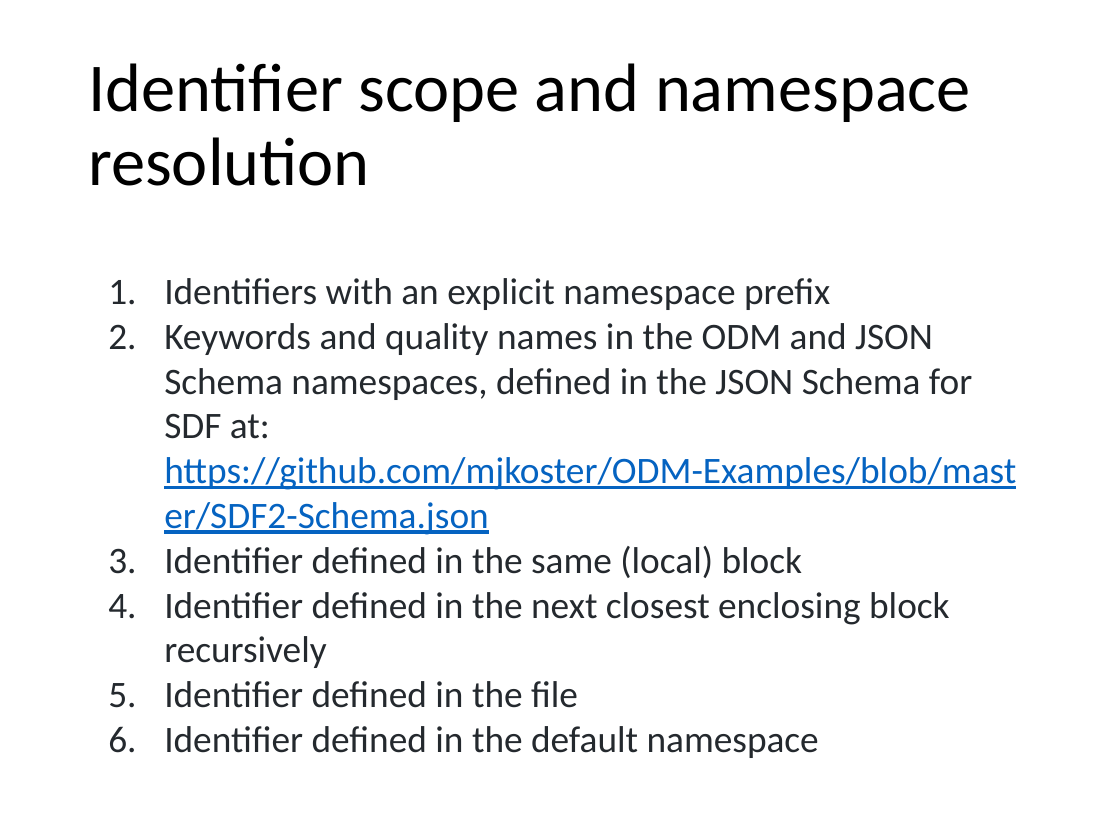
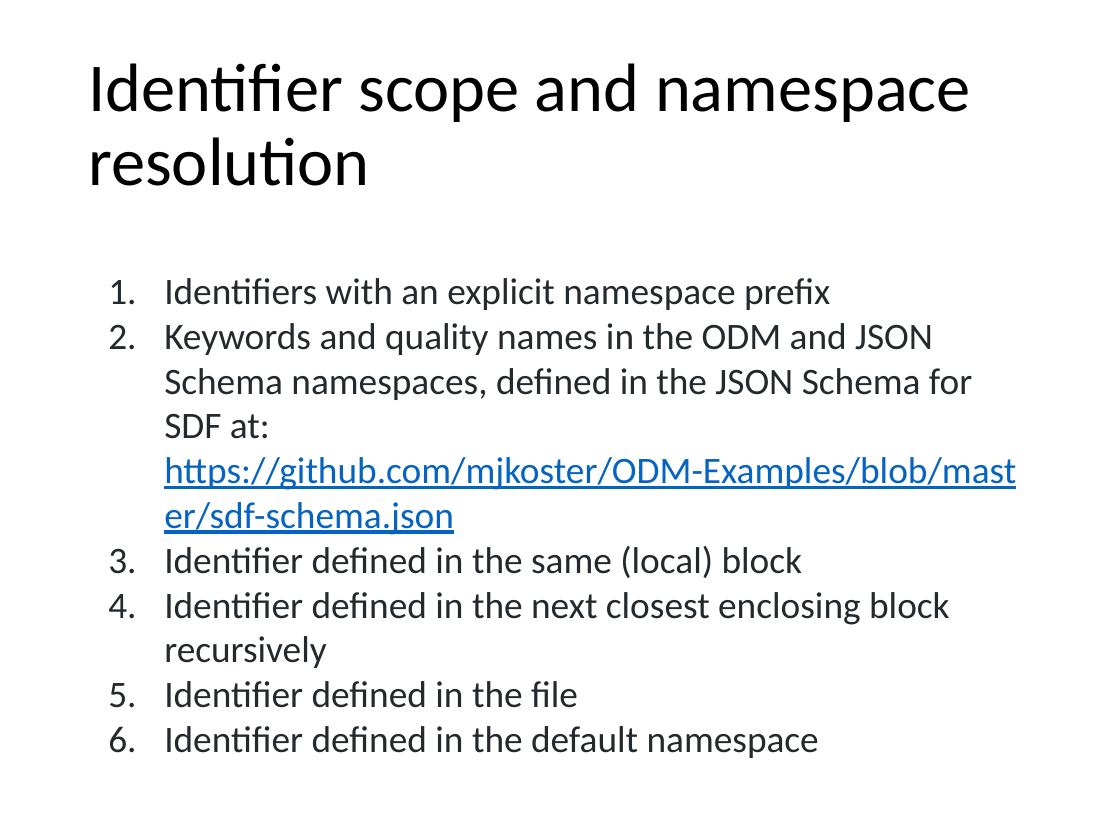
Before and after one commit to mjkoster/ODM-Examples, a slide deck: slide 7 of sdf.pptx. Drawn at 1120x840 pixels with LibreOffice and Linux fonts; fonts in the diff are those of the drawing. Boxes give left, top, right and bottom in pixels: in the first picture for what was removed or moved away, otherwise in the second. Text is boxed around its words. In the diff, an @@ line names an element or a change of style, - is before the commit and + after.

```diff
--- a/sdf.pptx
+++ b/sdf.pptx
@@ text at box(164, 323, 1016, 535): text changed @@
-2. Keywords and quality names in the ODM and JSON Schema namespaces, defined in the JSON Schema for SDF at: https://github.com/mjkoster/ODM-Examples/blob/master/SDF2-Schema.json
+2. Keywords and quality names in the ODM and JSON Schema namespaces, defined in the JSON Schema for SDF at: https://github.com/mjkoster/ODM-Examples/blob/master/sdf-schema.json
```
Also in this commit, not shown: 5 other slides changed, 5 slides added, 1 other file.
